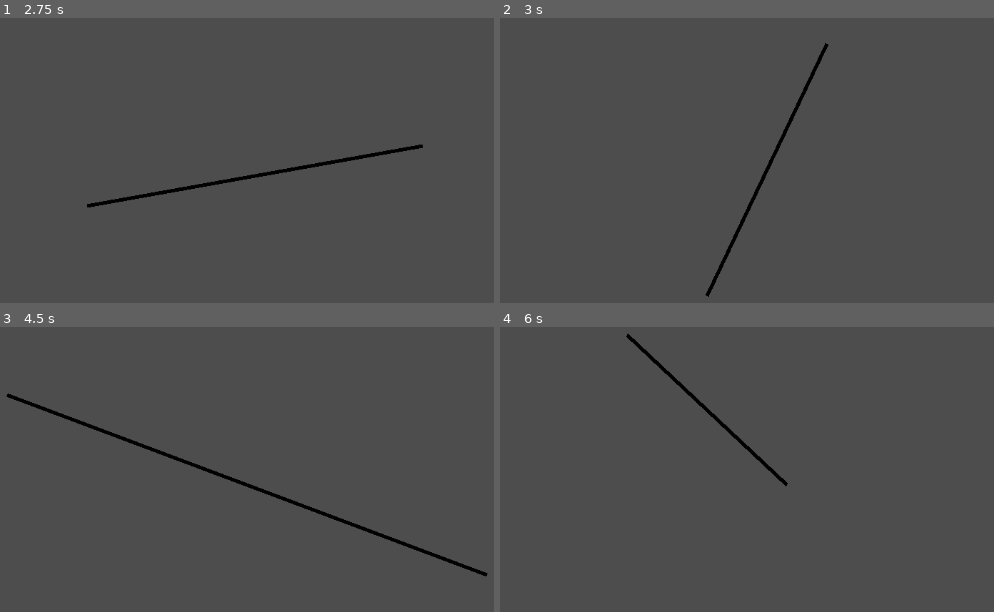
Above: before the commit, frames 1-4 (two rows, left to right).
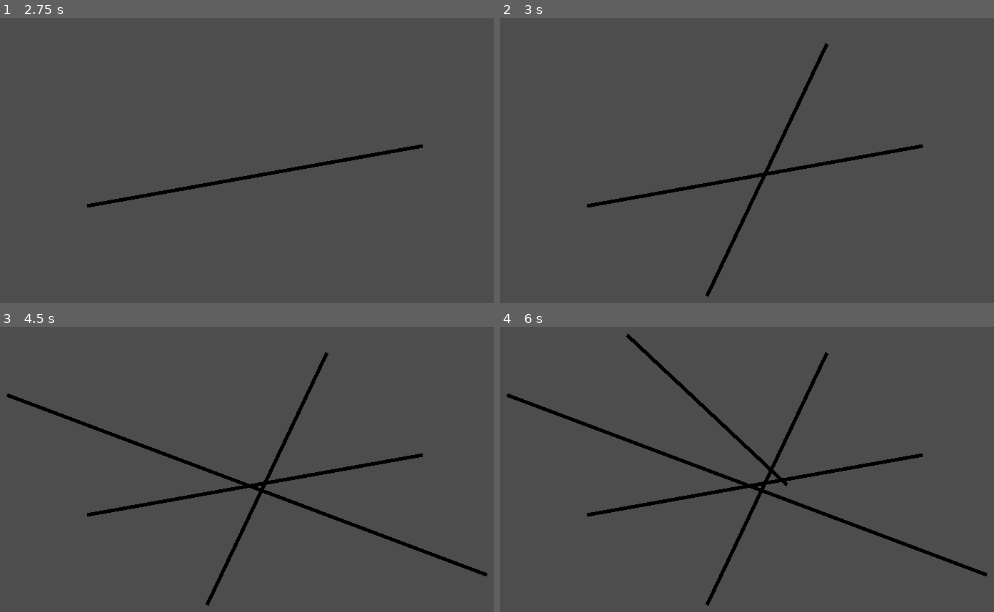
Above: after the commit, the same moments.

Repository: lohchness/Cursebreaker
Game: Godot game, scene res://whiteboard.tscn
Two runs of this game, one before a commit and one after it. Both use one fixed random seed, a clock stepped at 60 frames per second and the inputs below.
Inputs (mouse positions are in pixels of both pictures, inside the frame that each line leads up to):
- Up to frame 1 (2.75 s): tap Enter at 0.5, 2 s; move the mouse to (424, 146) at 0.52 s; press the mouse at (424, 146) at 0.53 s; tap Space at 1.25 s; move the mouse to (88, 206) at 1.27 s; release the mouse at (88, 206) at 1.28 s; click (88, 206) at 1.35 s; move the mouse to (326, 43) at 2.02 s; press the mouse at (326, 43) at 2.03 s
- Up to frame 2 (3 s): tap Space at 2.75 s; move the mouse to (707, 297) at 2.77 s; release the mouse at (707, 297) at 2.78 s; click (707, 297) at 2.85 s
- Up to frame 3 (4.5 s): tap Enter at 3.5 s; move the mouse to (489, 574) at 3.52 s; press the mouse at (489, 574) at 3.53 s; tap Space at 4.25 s; move the mouse to (4, 395) at 4.27 s; release the mouse at (4, 395) at 4.28 s; click (4, 395) at 4.35 s
- Up to frame 4 (6 s): move the mouse to (786, 483) at 5.02 s; press the mouse at (786, 483) at 5.03 s; move the mouse to (628, 335) at 5.77 s; release the mouse at (628, 335) at 5.78 s; click (628, 335) at 5.85 s

Frame 1 is identical in both runs. In frame 2, 0.9% of the frame differs, in the area x 17-86%, y 44-67%; in frame 3, 1.7%; in frame 4, 3.0%, in the area x 1-99%, y 8-98%.

Commit message:
Add vectors to Stroke to be drawn

Diff:
--- a/pen.gd
+++ b/pen.gd
@@ -9,7 +9,7 @@
 
 var in_motion = false
 
-enum {SIMPLE_STRAIGHT, COMPLEX_STRAIGHT, CURVE, CONNECTOR, INVALID}
+enum {DEFAULT, SIMPLE_STRAIGHT, COMPLEX_STRAIGHT, CURVE, CONNECTOR, INVALID}
 const STRAIGHT_LINE_DEGREE_THRESHOLD = 20.0
 const COMPLEX_STRAIGHT_DEGREE_MIN = 50.0
 const COMPLEX_STRAIGHT_DEGREE_MAX = 180.0
@@ -17,8 +17,9 @@
 func _draw():
 	# Draw every submitted stroke
 	for i in range(len(all_strokes)):
-		for j in range(1, len(all_strokes[i].stroke_points)):
-			draw_line(all_strokes[i].stroke_points[j-1], all_strokes[i].stroke_points[j], Color.BLACK, 5)
+		for j in range(len(all_strokes[i].stroke_points)):
+			for k in range(1, len(all_strokes[i].stroke_points[j])):
+				draw_line(all_strokes[i].stroke_points[j][k-1], all_strokes[i].stroke_points[j][k], Color.BLACK, 5)
 
 	# Draw current stroke being drawn (not submitted)
 	for i in range(len(curr_stroke_points) - 1):
@@ -40,13 +41,13 @@
 
 			# Sends stored Vector2s into the Stroke class
 			if len(curr_stroke_points) > 1:
-				classify_stroke(curr_stroke_points)
-				#var stroke = Stroke.new()
-				#stroke.stroke_points = curr_stroke_points
-				#stroke.classify_stroke()
-				#all_strokes.append(stroke)
+				var s = classify_stroke(curr_stroke_points)
+				if s != null:
+					all_strokes.append(s)
 
 			curr_stroke_points = []
+
+			queue_redraw()
 
 	if in_motion and event is InputEventMouseMotion:
 		if last_pos.distance_to(event.position) > segment_max_distance:
@@ -55,7 +56,7 @@
 
 			queue_redraw()
 
-func classify_stroke(stroke_points: Array[Vector2]):
+func classify_stroke(stroke_points: Array[Vector2]) -> Stroke:
 	var substrokes: Array[Array] = [[]] # Only complex straight lines will have more than 1 element
 
 	print("Number of points: " + str(len(stroke_points)))
@@ -66,6 +67,9 @@
 	var last_angle_difference = theta_zero
 	var stroke_type = SIMPLE_STRAIGHT
 
+	# Add first vector to substroke
+	substrokes[-1].append(stroke_points[0])
+
 	for i in range(1, len(stroke_points) - 1):
 		var angle_difference = abs(angle_theta(stroke_points[i], stroke_points[i+1]) - theta_zero)
 		if angle_difference >= STRAIGHT_LINE_DEGREE_THRESHOLD:
@@ -74,6 +78,10 @@
 
 			if COMPLEX_STRAIGHT_DEGREE_MIN < abrupt_angle_difference and abrupt_angle_difference < COMPLEX_STRAIGHT_DEGREE_MAX:
 				# Is a complex straight. Segment this.
+
+				# Add last vector to substrokes
+				substrokes[-1].append(stroke_points[i])
+
 				substrokes.append([])
 				theta_zero = angle_theta(stroke_points[i], stroke_points[i+1])
 				print("New Theta Zero: " + str(theta_zero))
@@ -85,7 +93,7 @@
 				# new theta zero means new angle difference, for printing purposes
 				angle_difference = abs(angle_theta(stroke_points[i], stroke_points[i+1]) - theta_zero)
 			else:
-
+				# Curve if otherwise.
 				if stroke_type == SIMPLE_STRAIGHT:
 					stroke_type = CURVE
 				if stroke_type == COMPLEX_STRAIGHT:
@@ -96,6 +104,15 @@
 
 		substrokes[-1].append(stroke_points[i])
 
+	# Add last vector to substrokes
+	substrokes[-1].append(stroke_points[-1])
+
+	if stroke_type == SIMPLE_STRAIGHT:
+		if len(substrokes[-1]) < 10:
+			stroke_type = INVALID
+		if len(substrokes[-1]) < 7:
+			stroke_type = CONNECTOR
+
 	match stroke_type:
 		SIMPLE_STRAIGHT:
 			# Determine direction
@@ -104,8 +121,18 @@
 			print("COMPLEX STRAIGHT")
 		CURVE:
 			print("CURVE")
+		CONNECTOR:
+			print("CONNECTOR")
 		_:
 			print("INVALID")
 
+	if stroke_type == INVALID:
+		return null
+
+	var stroke: Stroke = Stroke.new()
+	stroke.create_stroke(substrokes)
+
+	return stroke
+
 func angle_theta(a: Vector2, b: Vector2) -> float:
 	return rad_to_deg(a.angle_to_point(b))
--- a/stroke.gd
+++ b/stroke.gd
@@ -8,4 +8,7 @@
 
 var stroke_type
 
-var stroke_points: Array[Vector2] = []
+var stroke_points: Array[Array] = [[]]
+
+func create_stroke(substrokes: Array[Array]):
+	stroke_points = substrokes
